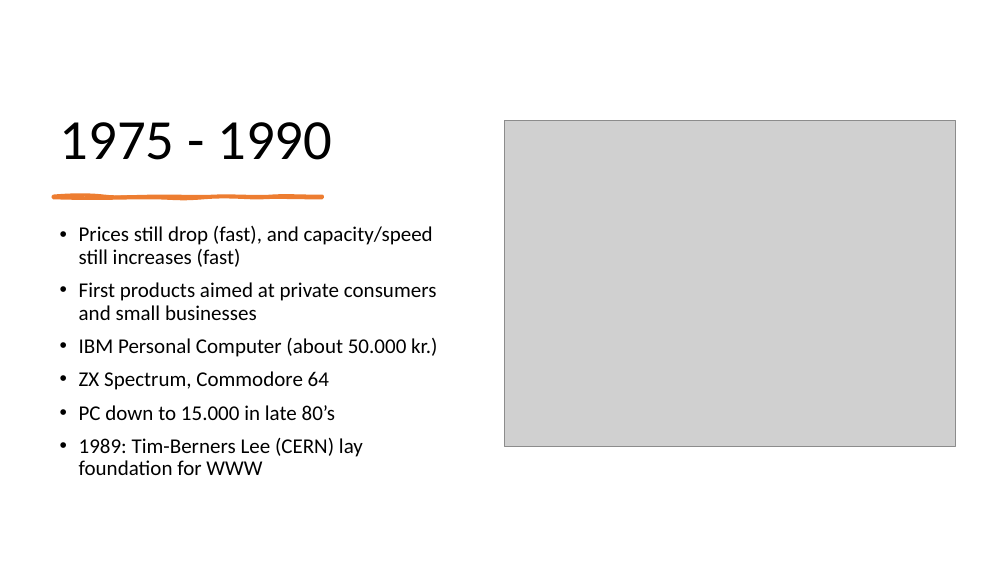
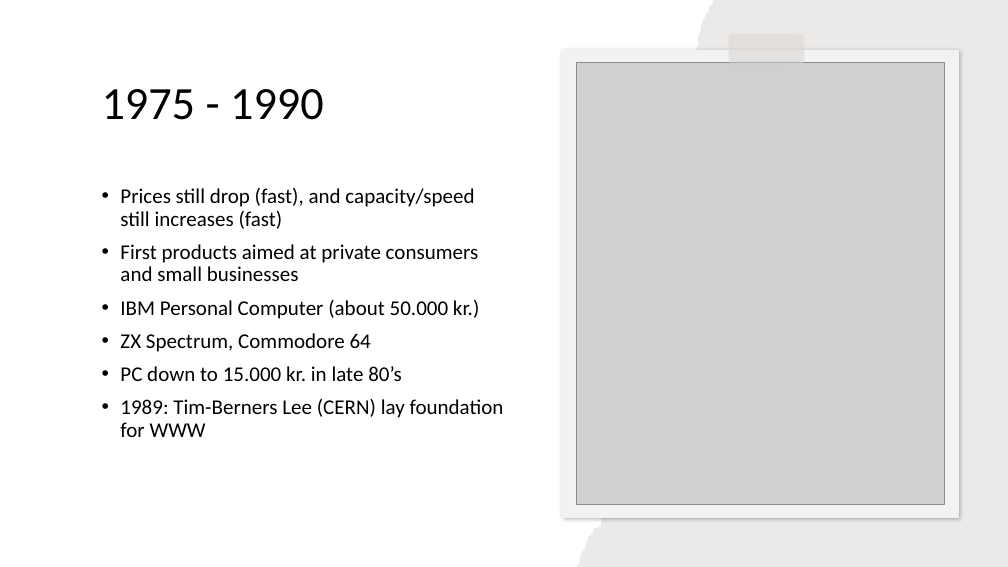
Before and after one commit to perslaursen/OOProg22, a slide deck: slide 12 of Chap/Start/Presentations/IT-Intro2022.pptx. Drawn at 1008x567 pixels with LibreOffice and Linux fonts; fonts in the diff are those of the drawing; grey boxes stand for pictures. Boxes give left, top, right and bottom in pixels: in the first picture for what was removed or moved away, otherwise in the second. Text is boxed around its words. In the diff, an @@ line names an element or a change of style, - is before the commit and + after.

```diff
--- a/Chap/Start/Presentations/IT-Intro2022.pptx
+++ b/Chap/Start/Presentations/IT-Intro2022.pptx
@@ freeform shape added at (577,0,1008,567), fill #82766A at 15% opacity @@
@@ title "1975 - 1990": place and size @@
-title "1975 - 1990" at (60,122,332,160)
+title "1975 - 1990" at (102,89,324,120)
@@ title "1975 - 1990" at (102,89,324,120): size 54 to 44 pt; vertical alignment bottom to middle @@
@@ freeform shape added at (562,50,959,518), fill #F2F2F2 @@
@@ freeform shape added at (728,34,805,69), fill #D9D4D0 at 50% opacity @@
@@ picture: place and size @@
-picture at (504,120,956,446)
+picture at (577,63,944,505)
@@ freeform shape removed at (53,197,322,198) @@
@@ text "Prices still drop (fast), and ...": place and size @@
-text "Prices still drop (fast), and ..." at (79,226,437,475)
+text "Prices still drop (fast), and ..." at (120,188,504,437)
@@ text at (120,366,401,381): text changed @@
-• PC down to 15.000 in late 80’s
+• PC down to 15.000 kr. in late 80’s
```
Also in this commit, not shown: 13 other slides changed, 8 other files.
